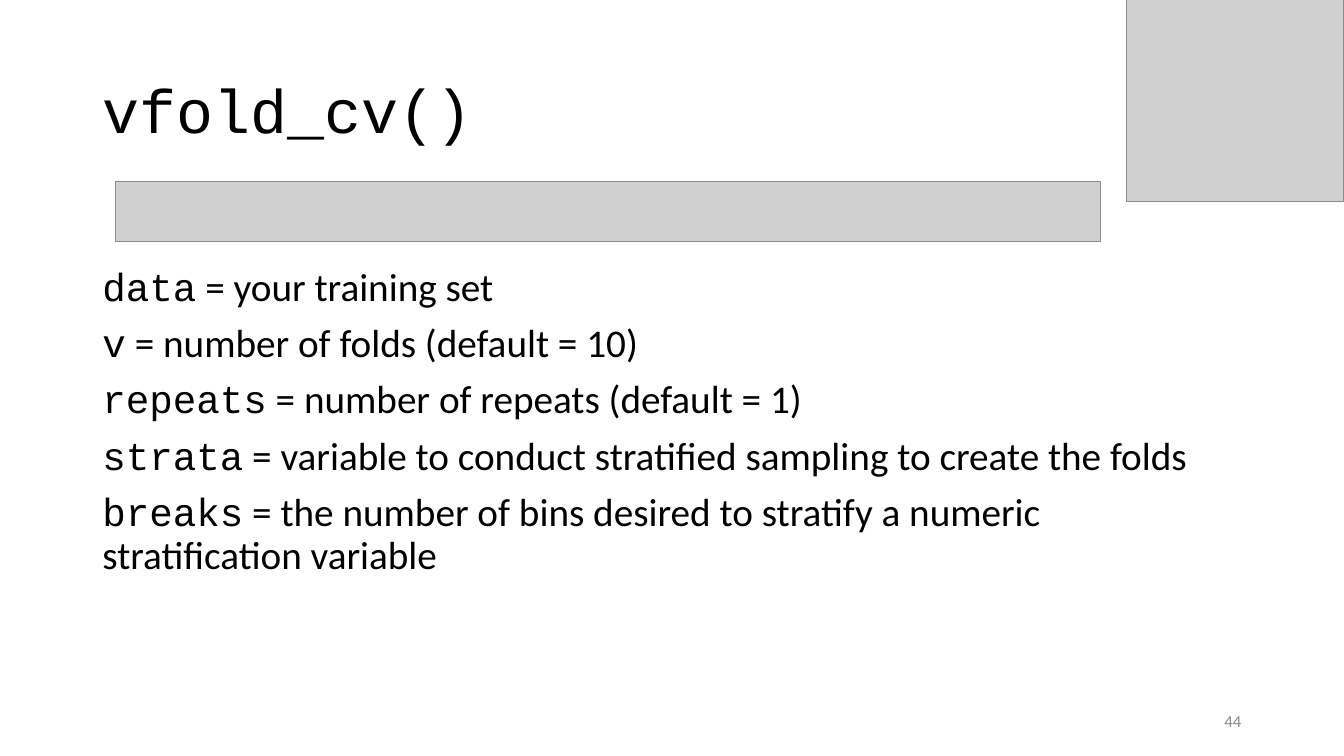
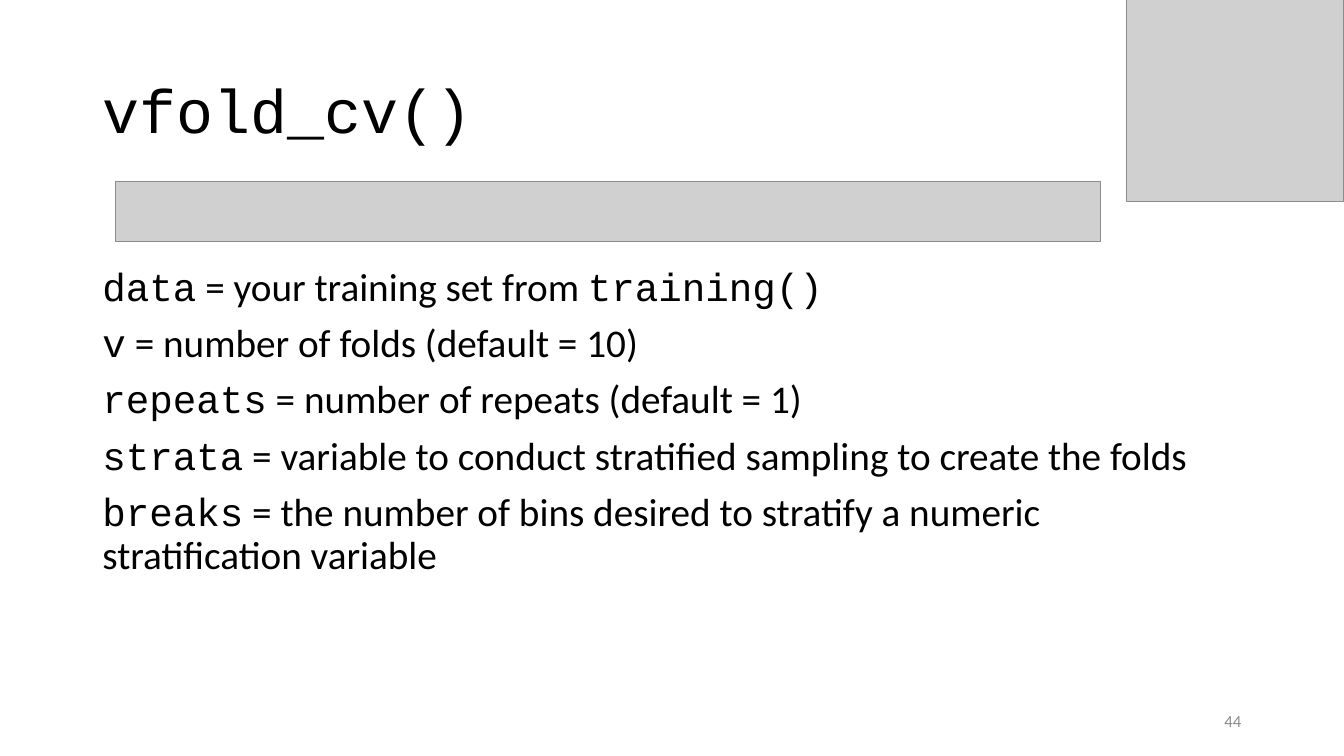
Before and after one commit to karlenaochoa/c4-ml-2020, a slide deck: slide 44 of slides/w2p1-bias-variance-resampling/w2p1.pptx. Drawn at 1344x756 pixels with LibreOffice and Linux fonts; fonts in the diff are those of the drawing; grey boxes stand for pictures. Boxes give left, top, right and bottom in pixels: in the first picture for what was removed or moved away, otherwise in the second. Text is boxed around its words. In the diff, an @@ line names an element or a change of style, - is before the commit and + after.

```diff
--- a/slides/w2p1-bias-variance-resampling/w2p1.pptx
+++ b/slides/w2p1-bias-variance-resampling/w2p1.pptx
@@ text at (102,273,823,309): text changed @@
-data = your training set
+data = your training set from training()
```
Also in this commit, not shown: 8 other slides changed, 1 other file.
